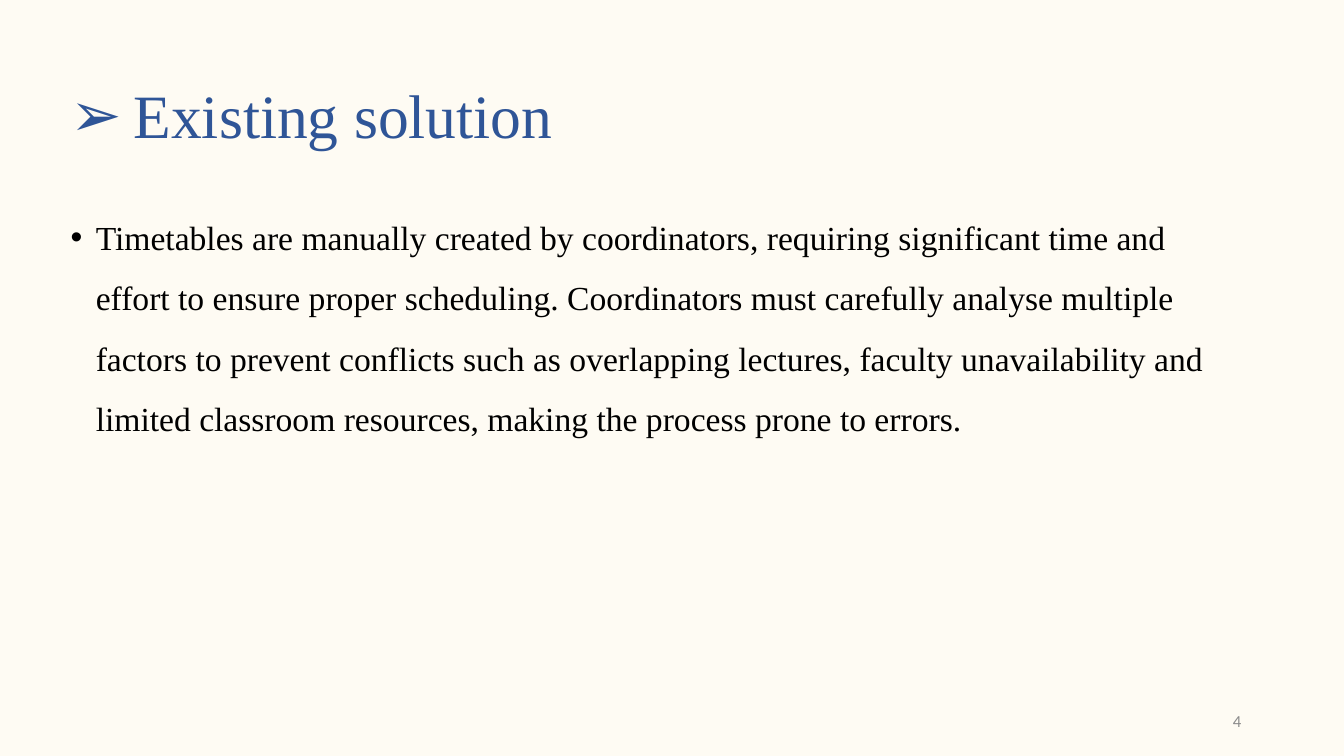
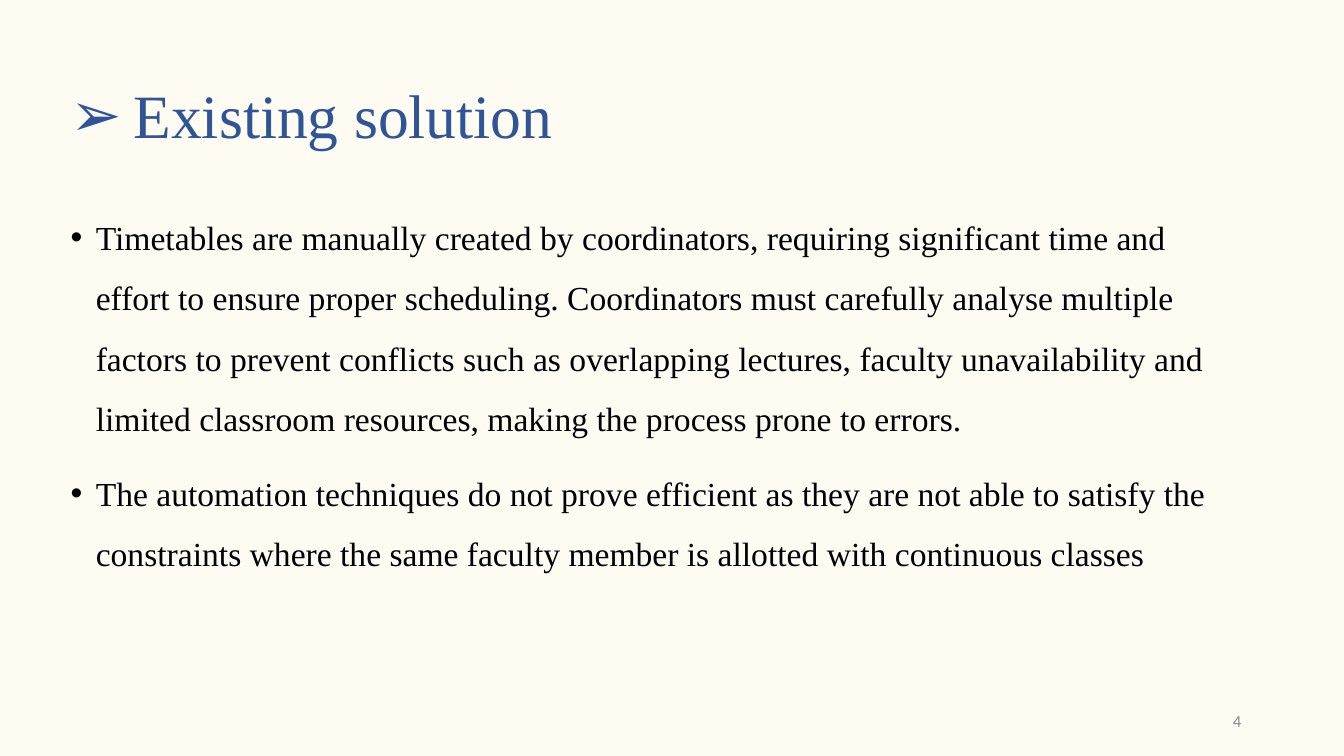
Before and after one commit to s-saanvi/Collection, a slide deck: slide 4 of Synopsis/Synopsis Presentation.pptx. Drawn at 1344x756 pixels with LibreOffice and Linux fonts; fonts in the diff are those of the drawing. Boxes give left, top, right and bottom in pixels: in the first picture for what was removed or moved away, otherwise in the second. Text is boxed around its words. In the diff, an @@ line names an element or a change of style, - is before the commit and + after.

```diff
--- a/Synopsis/Synopsis Presentation.pptx
+++ b/Synopsis/Synopsis Presentation.pptx
@@ text at (96,482,1205,573): paragraph added @@
+• The automation techniques do not prove efficient as they are not able to satisfy the constraints where the same faculty member is allotted with continuous classes
```
Also in this commit, not shown: 1 other slide changed, 2 slides added, 1 other file.
